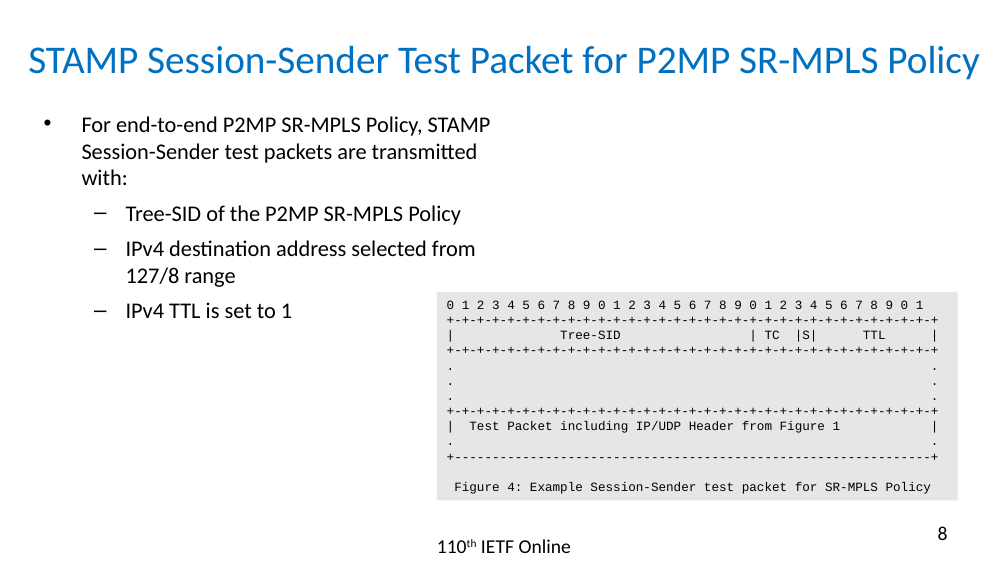
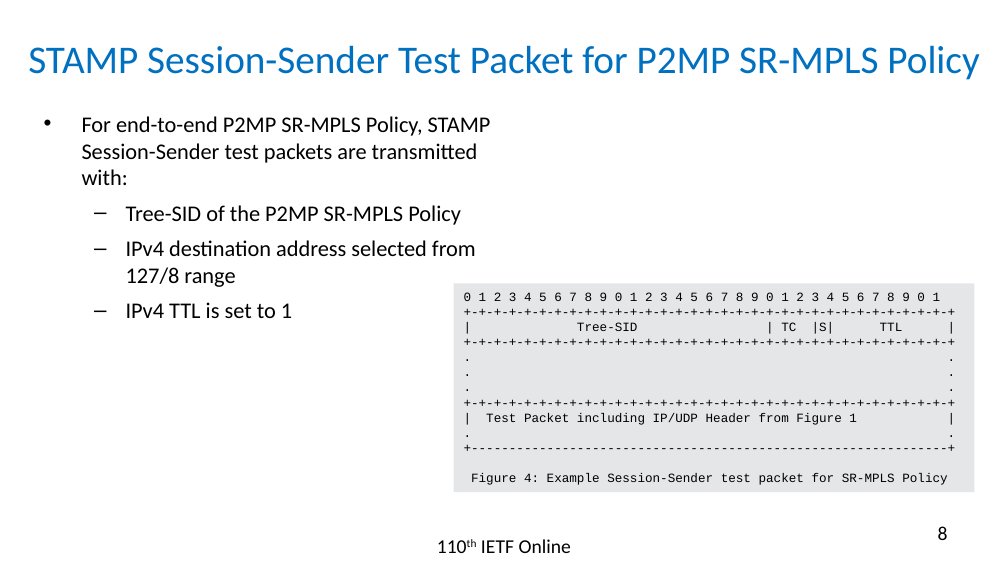
Before and after one commit to rakgandhi/ietf-slides, a slide deck: slide 8 of draft-gandhi-spring-stamp-srpm-05.pptx. Drawn at 1008x567 pixels with LibreOffice and Linux fonts; fonts in the diff are those of the drawing. Boxes give left, top, right and bottom in pixels: in the first picture for what was removed or moved away, otherwise in the second. Text is boxed around its words. In the diff, an @@ line names an element or a change of style, - is before the commit and + after.

```diff
--- a/draft-gandhi-spring-stamp-srpm-05.pptx
+++ b/draft-gandhi-spring-stamp-srpm-05.pptx
@@ rectangle "0 1 2 3 4 ...": place and size @@
-rectangle "0 1 2 3 4 ..." at (436, 292, 958, 501)
+rectangle "0 1 2 3 4 ..." at (454, 283, 975, 492)
```
Also in this commit, not shown: 4 other slides changed, 1 other file.
